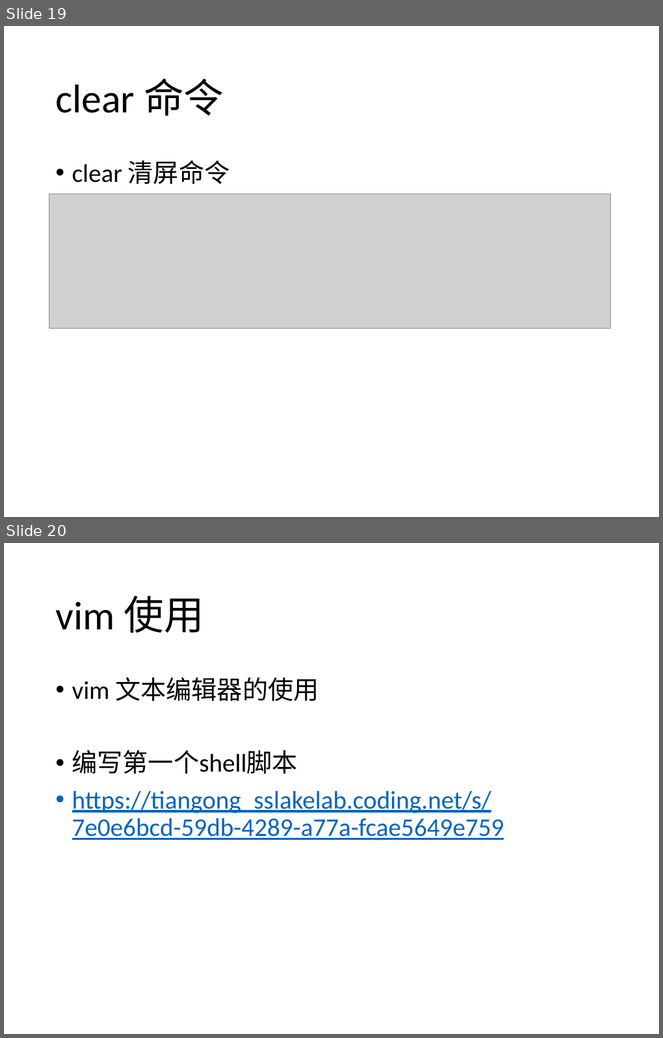
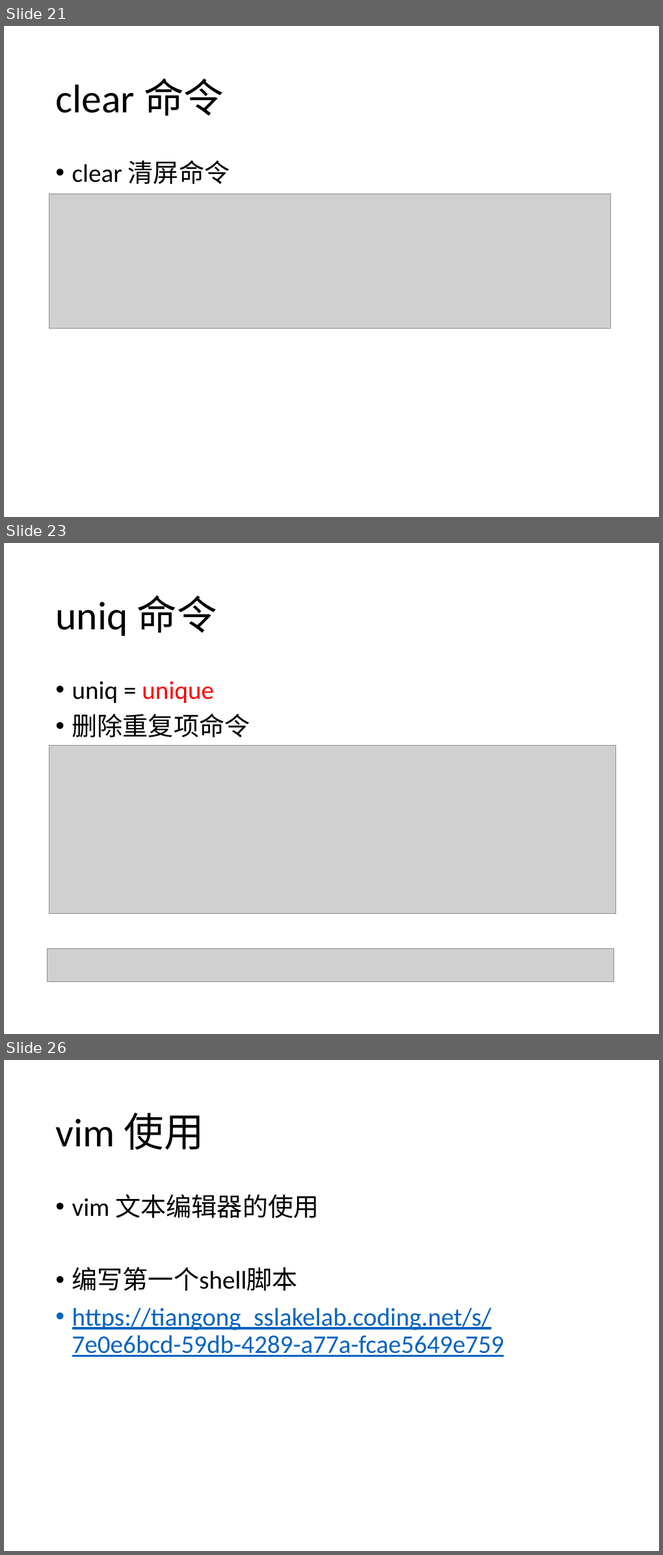
Before and after one commit to SSlakeLabTiangong/2019_workshop, a slide deck: 03_Linux101/Linux101.pptx. Shown one above the other, each under a label of ours: slides 19 and 20 before the commit, slides 21, 23 and 26 after it; the slides between them are not shown. The pictures are 663x1038 and 663x1555 pixels, drawn with LibreOffice and Linux fonts; fonts in the diff are those of the drawing; grey boxes stand for pictures. Boxes give left, top, right and bottom in pixels: in the first picture for what was removed or moved away, otherwise in the second. Text is boxed around its words. In the diff, an @@ line names an element or a change of style, - is before the commit and + after.

```diff
--- a/03_Linux101/Linux101.pptx
+++ b/03_Linux101/Linux101.pptx
@@ slide 23 added at box(4, 543, 659, 1034), background #FFFFFF @@
@@ title added at box(55, 595, 217, 636), 44 pt, text #000000 @@
+uniq 命令
@@ text added at box(72, 681, 250, 738), 28 pt, text #000000 @@
+• uniq = unique
+• 删除重复项命令
@@ picture added at box(50, 745, 616, 915) @@
@@ picture added at box(48, 949, 614, 982) @@
@@ what was slide 19 is now slide 21 @@
@@ what was slide 20 is now slide 26 @@
```
Also in this commit, not shown: 9 slides changed, 9 other slides added.
